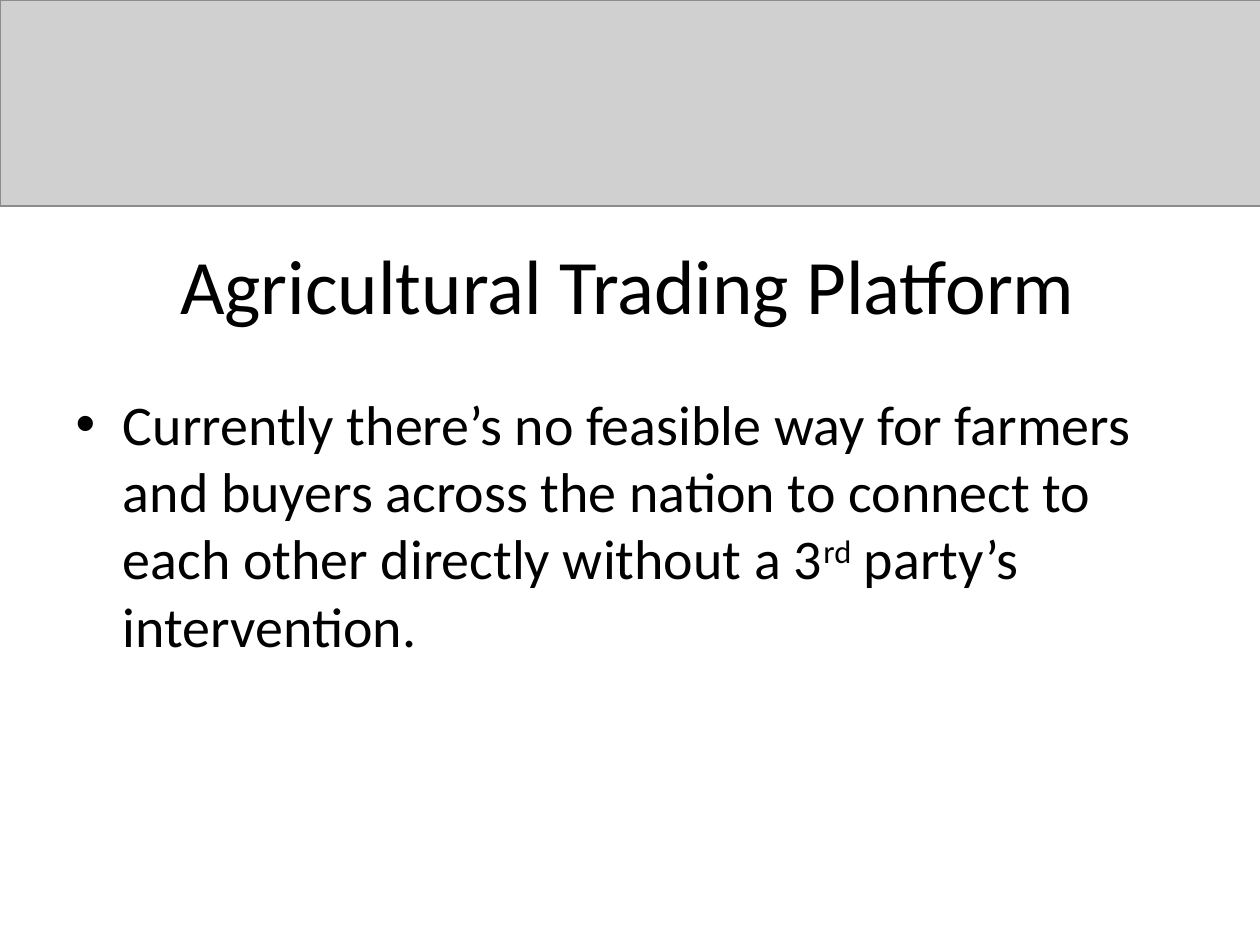
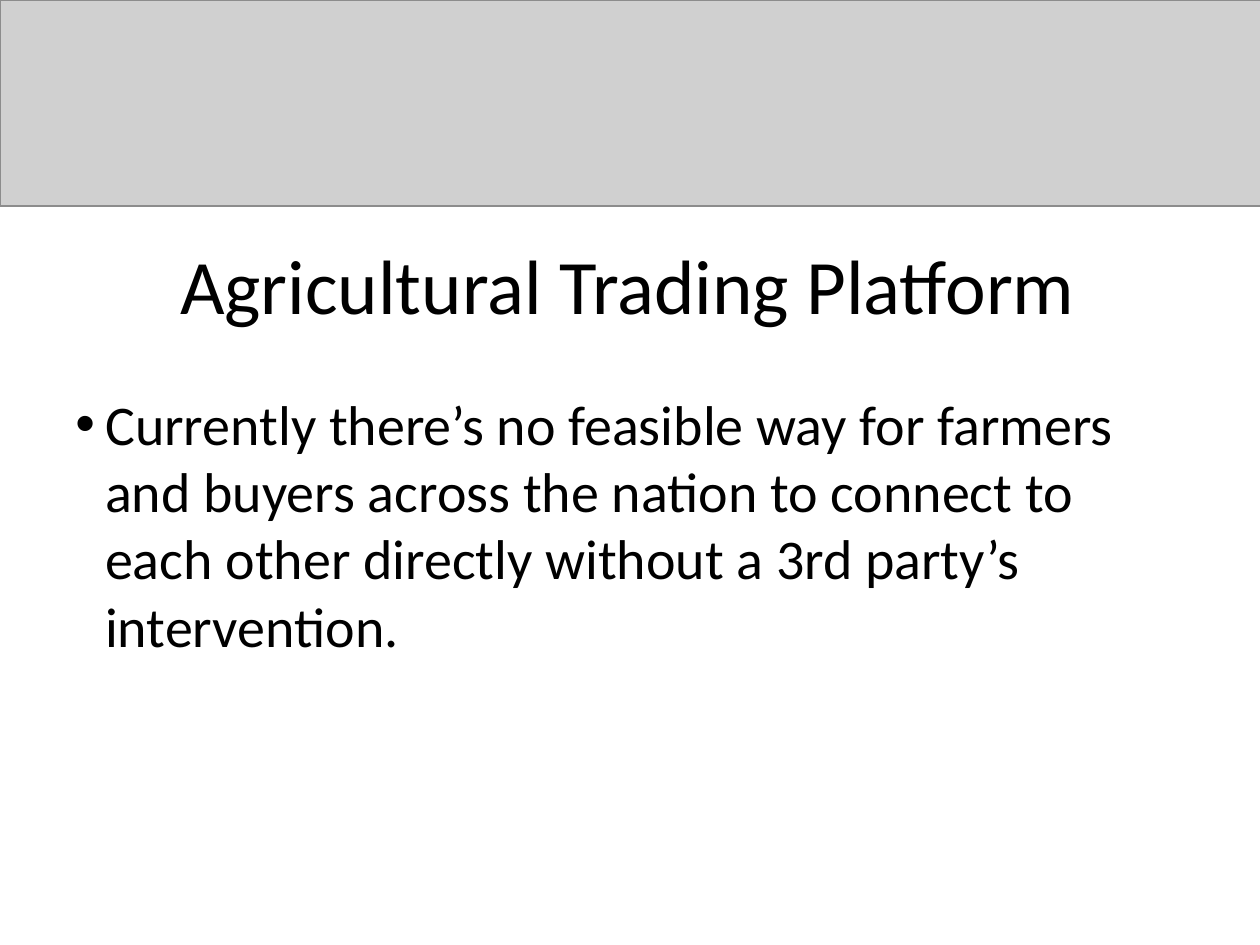
Before and after one commit to marcdm/juleslist, a slide deck: slide 2 of Code Sprint Presentation Template.pptx. Drawn at 1260x945 pixels with LibreOffice and Linux fonts; fonts in the diff are those of the drawing; grey boxes stand for pictures. Boxes give left, top, right and bottom in pixels: in the first picture for what was removed or moved away, otherwise in the second. Text is boxed around its words. In the diff, an @@ line names an element or a change of style, - is before the commit and + after.

```diff
--- a/Code Sprint Presentation Template.pptx
+++ b/Code Sprint Presentation Template.pptx
@@ text "Currently there’s no feasible way ..." at <box>105,405,1112,648</box>: now on the baseline in "3rd"; indent changed; less space between paragraphs @@
```
Also in this commit, not shown: 4 other slides changed, 1 slide added, 1 slide removed, 7 other files.
